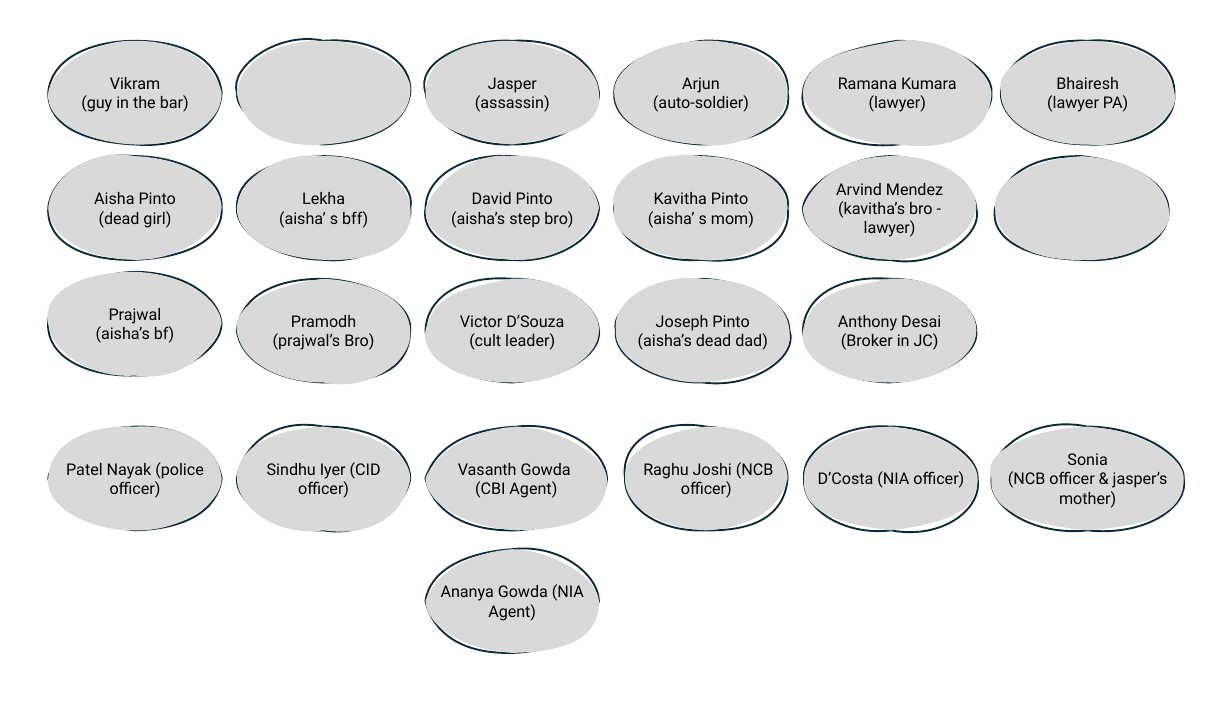
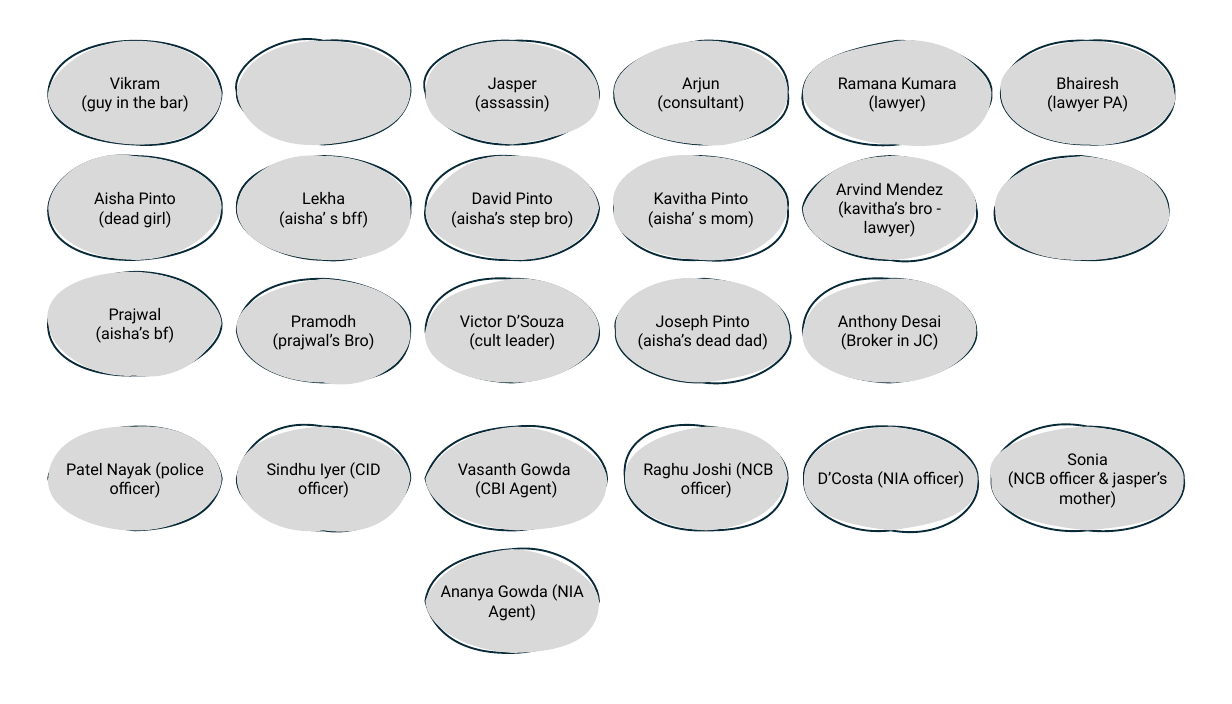
Before and after one commit to arya-prakyath/the-a-films, a slide deck: slide 1 of THE_A_Ideas/Innocent Gems/Innocent Gems - Flows.pptx. Drawn at 1232x704 pixels with LibreOffice and Linux fonts; fonts in the diff are those of the drawing. Boxes give left, top, right and bottom in pixels: in the first picture for what was removed or moved away, otherwise in the second. Text is boxed around its words. In the diff, an @@ line names an element or a change of style, - is before the commit and + after.

```diff
--- a/THE_A_Ideas/Innocent Gems/Innocent Gems - Flows.pptx
+++ b/THE_A_Ideas/Innocent Gems/Innocent Gems - Flows.pptx
@@ text in freeform shape at [657, 77, 744, 112]: text changed @@
-Arjun
-(auto-soldier)
+Arjun
+(consultant)
```
Also in this commit, not shown: 1 other slide changed, 3 slides added, 1 slide removed.
